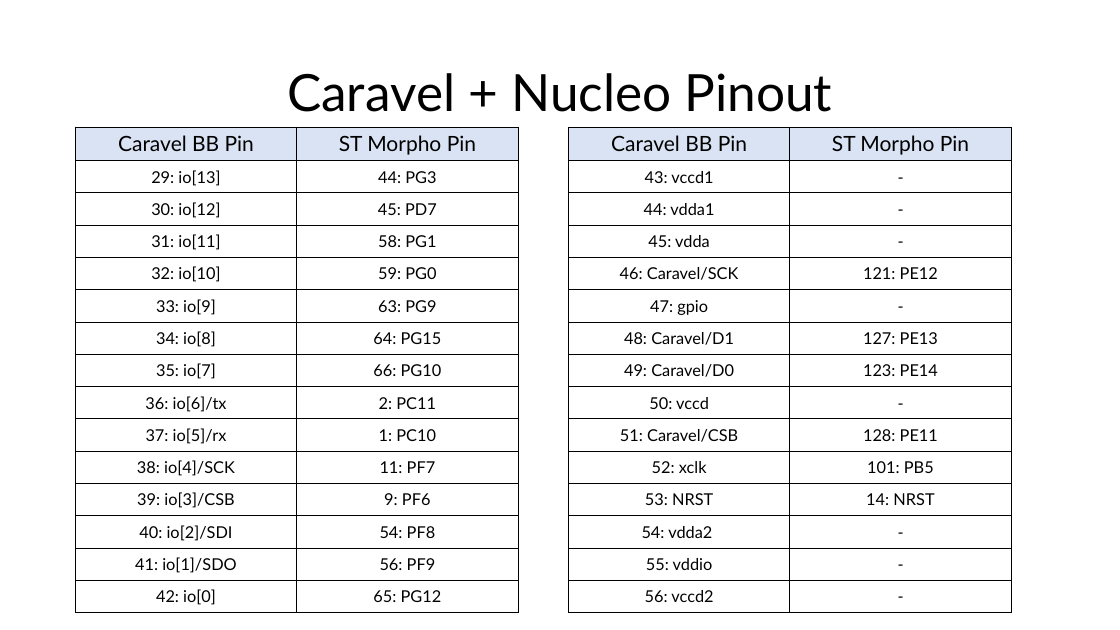
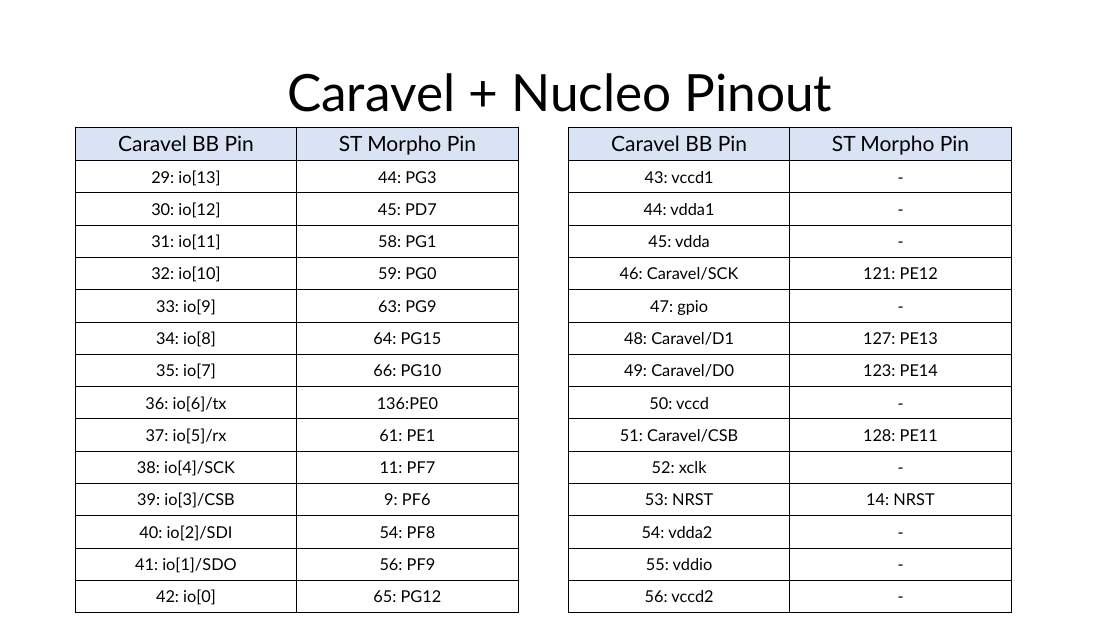
Before and after one commit to efabless/caravel_board, a slide deck: slide 14 of hardware/caravel_Nucleo/docs/Caravel+Nucleo Board.pptx. Drawn at 1120x630 pixels with LibreOffice and Linux fonts; fonts in the diff are those of the drawing. Boxes give left, top, right and bottom in pixels: in the first picture for what was removed or moved away, otherwise in the second. Text is boxed around its words. In the diff, an @@ line names an element or a change of style, - is before the commit and + after.

Commit message:
[in review] update caravel board Nucleo-144 hat

```diff
--- a/hardware/caravel_Nucleo/docs/Caravel+Nucleo Board.pptx
+++ b/hardware/caravel_Nucleo/docs/Caravel+Nucleo Board.pptx
@@ table at <box>76,127,519,613</box> @@
-row 9, column 2: 2: PC11
+row 9, column 2: 136:PE0
-row 10, column 2: 1: PC10
+row 10, column 2: 61: PE1
@@ table at <box>569,127,1012,613</box> @@
-row 11, column 2: 101: PB5
+row 11, column 2: -
```
Also in this commit, not shown: 3 other slides changed, 7 other files.
